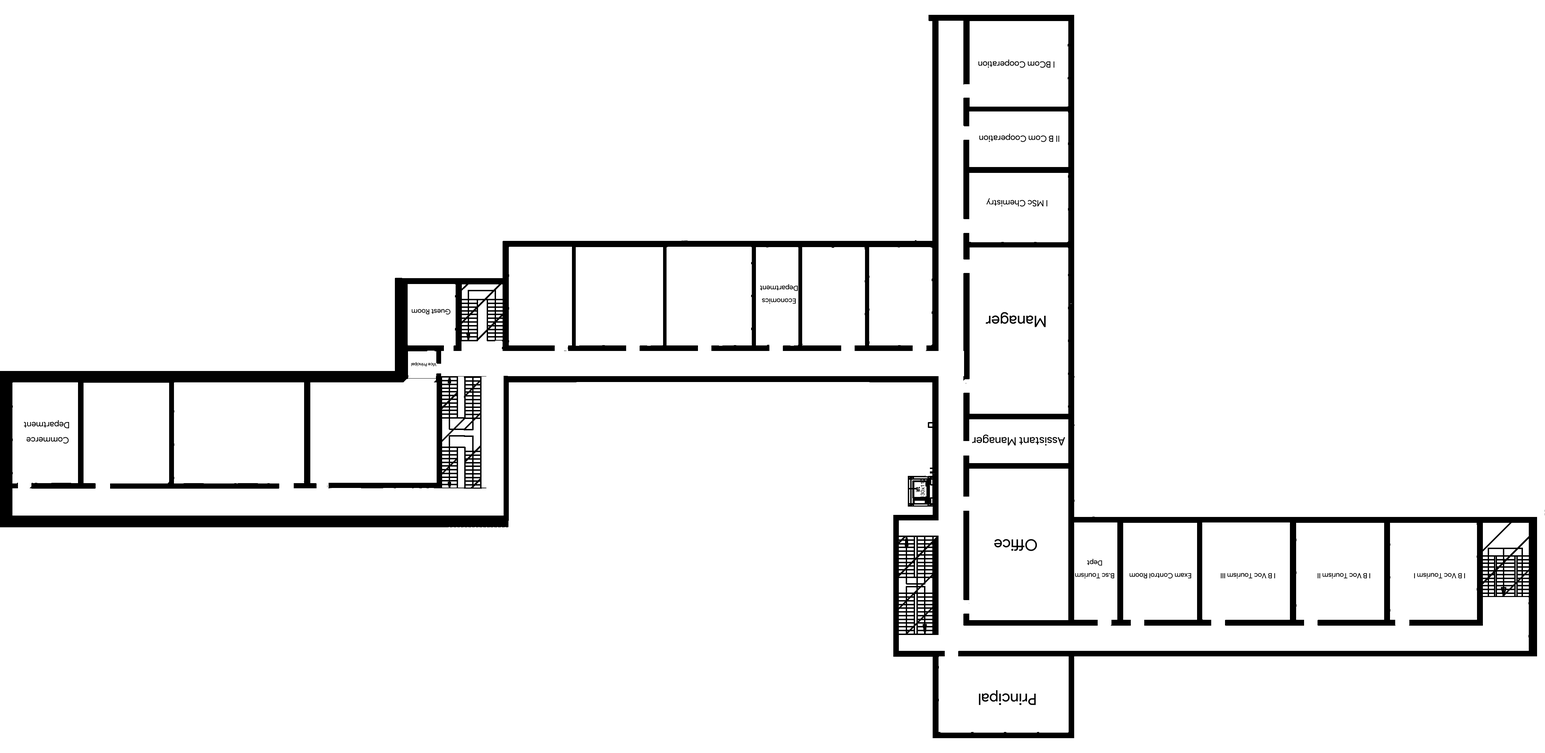
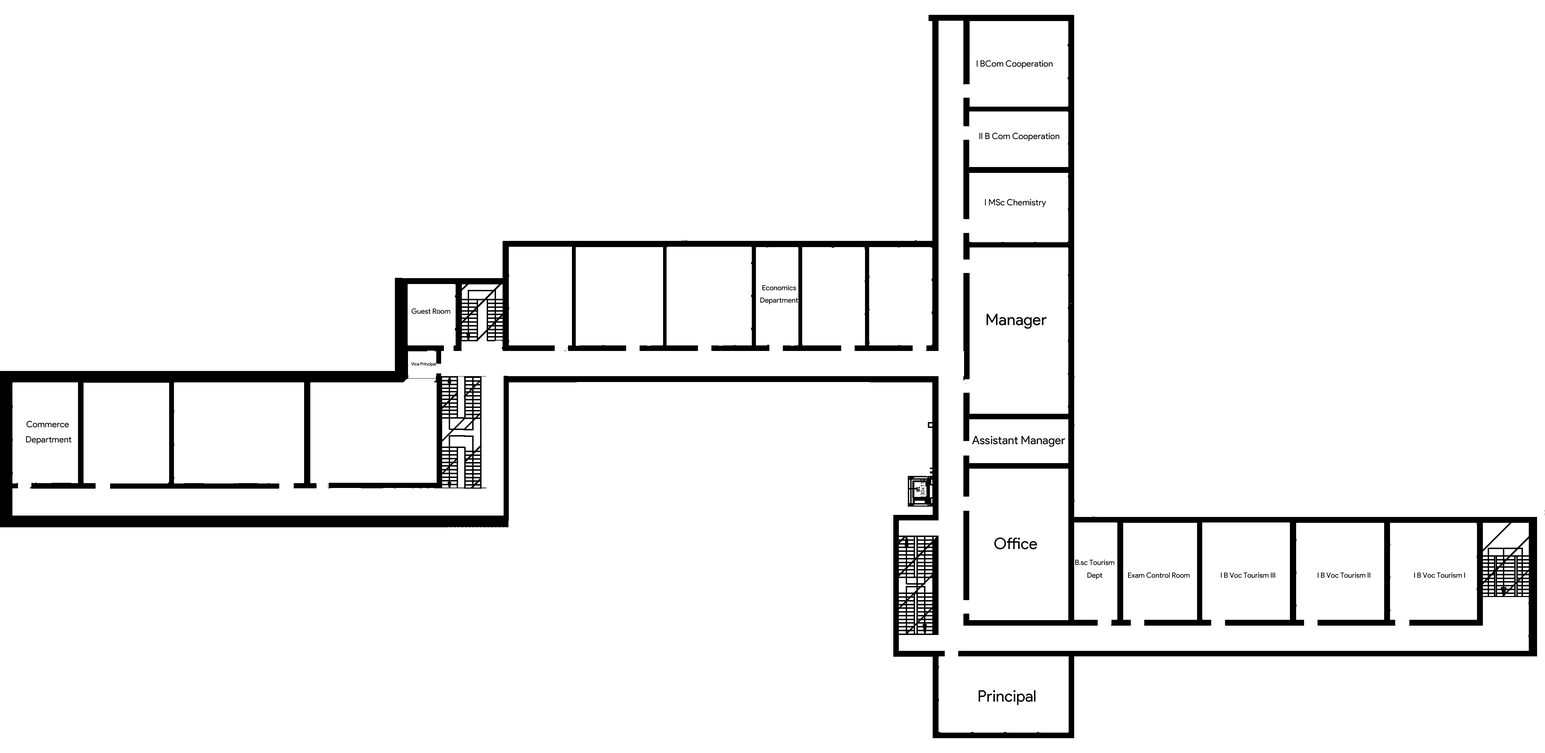
Layered file, before and after one edit (1545x753). Changes by layer:
painted on "Guest Room" over (411, 308, 451, 315)
painted on "Vice Principal" over (410, 361, 437, 367)
painted on "I BCom Cooperation" over (976, 59, 1055, 69)
painted on "II B Com Cooperation" over (979, 132, 1060, 143)
painted on "Commerce Department" over (23, 419, 72, 445)
painted on "Economics Department" over (759, 284, 798, 305)
painted on "I MSc Chemistry" over (984, 198, 1047, 208)
painted on "Manager" over (985, 311, 1047, 329)
painted on "Assistant Manager" over (971, 434, 1065, 447)
painted on "I B Voc Tourism I" over (1413, 572, 1465, 579)
painted on "I B Voc Tourism II" over (1317, 572, 1370, 579)
painted on "I B Voc Tourism III" over (1220, 572, 1276, 579)
painted on "Exam Control Room" over (1127, 572, 1191, 579)
painted on "B.sc Tourism Dept" over (1074, 558, 1115, 580)
painted on "Office" over (993, 537, 1037, 552)
painted on "Principal" over (978, 690, 1036, 706)
